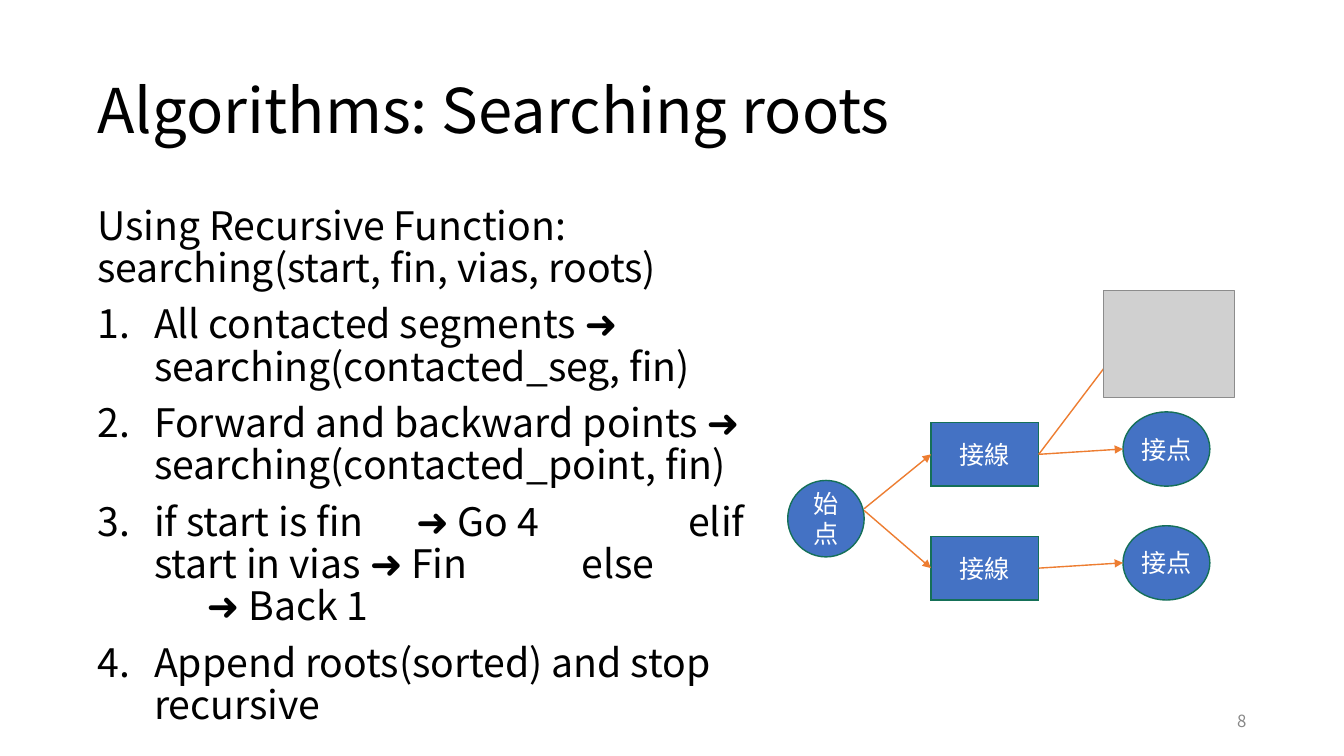
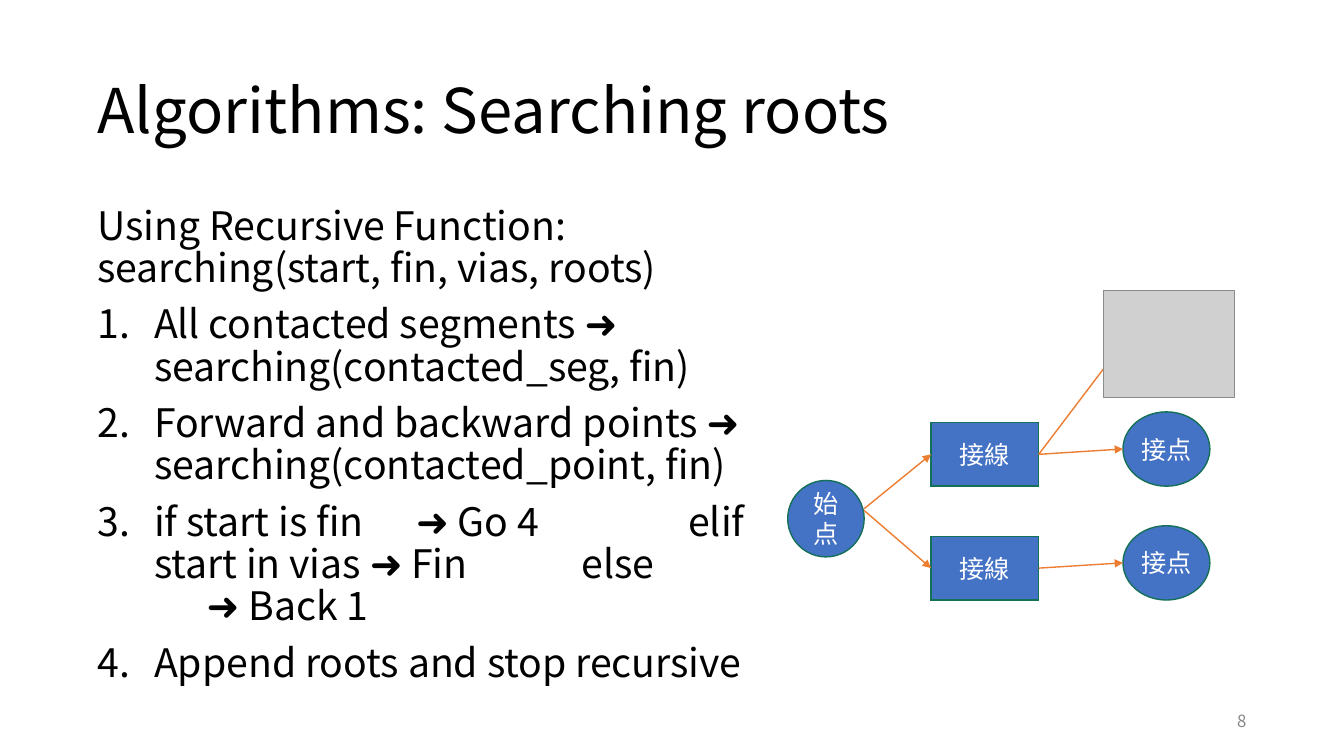
Before and after one commit to ie03-aizu-2019/ie03project-skys, a slide deck: slide 8 of Reports/final2.pptx. Drawn at 1344x756 pixels with LibreOffice and Linux fonts; fonts in the diff are those of the drawing; grey boxes stand for pictures. Boxes give left, top, right and bottom in pixels: in the first picture for what was removed or moved away, otherwise in the second. Text is boxed around its words. In the diff, an @@ line names an element or a change of style, - is before the commit and + after.

```diff
--- a/Reports/final2.pptx
+++ b/Reports/final2.pptx
@@ text at (154, 645, 741, 686): text changed @@
-4. Append roots(sorted) and stop recursive
+4. Append roots and stop recursive
```
Also in this commit, not shown: 6 other slides changed, 1 other file.
